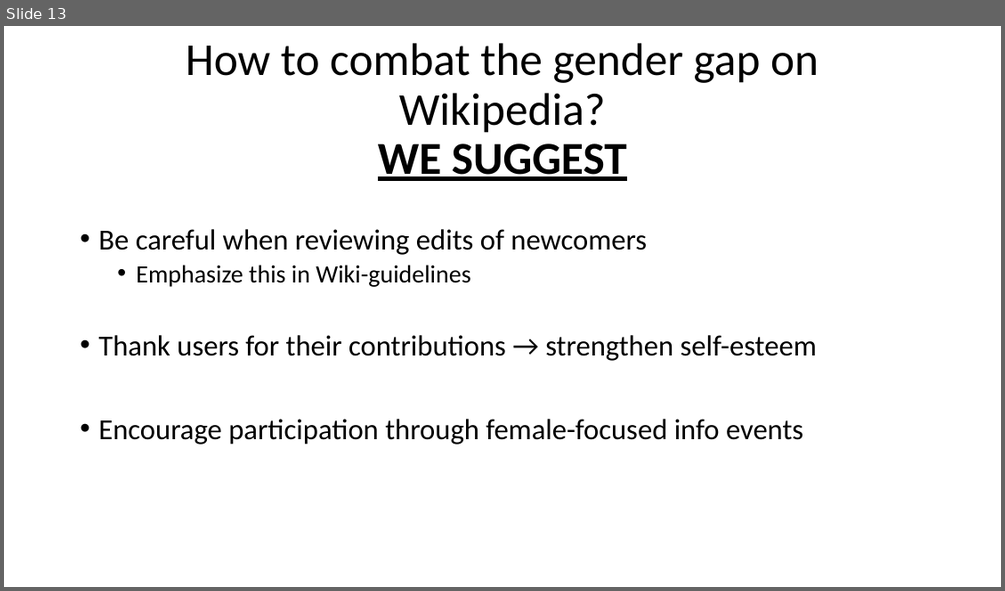
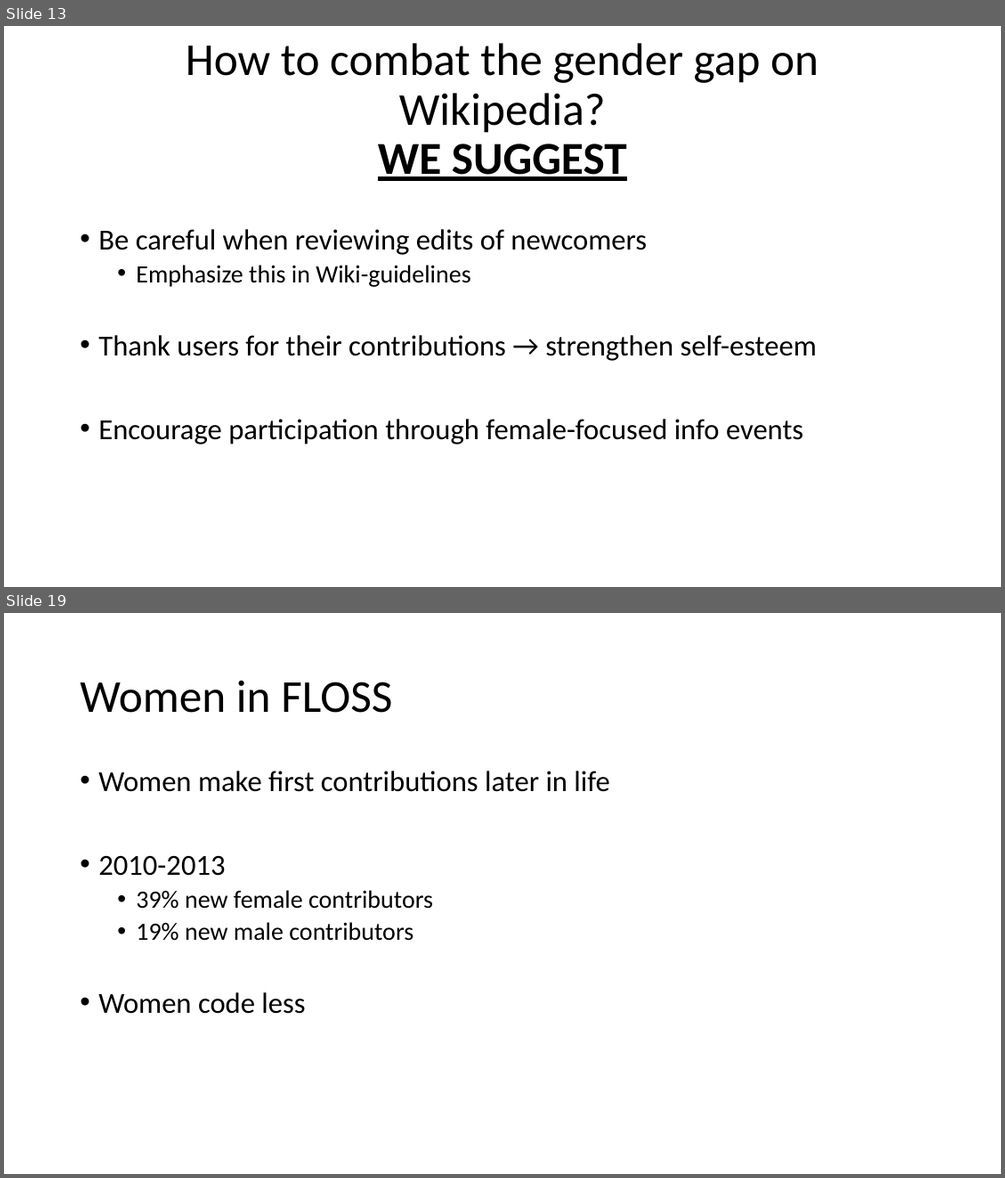
Before and after one commit to EvaJobst/FOT-Paper, a slide deck: Paper - Presentation.pptx. Shown one above the other, each under a label of ours: slide 13 before the commit, slides 13 and 19 after it; the slides between them are not shown. The pictures are 1005x591 and 1005x1178 pixels, drawn with LibreOffice and Linux fonts; fonts in the diff are those of the drawing. Boxes give left, top, right and bottom in pixels: in the first picture for what was removed or moved away, otherwise in the second. Text is boxed around its words. In the diff, an @@ line names an element or a change of style, - is before the commit and + after.

```diff
--- a/Paper - Presentation.pptx
+++ b/Paper - Presentation.pptx
@@ slide 19 added at (x1=4, y1=613, x2=1001, y2=1174), background #FFFFFF @@
@@ title added at (x1=80, y1=680, x2=392, y2=713), 44 pt, text #000000 @@
+Women in FLOSS
@@ text added at (x1=98, y1=771, x2=609, y2=1013), 28 pt, text #000000 @@
+• Women make first contributions later in life
+• 2010-2013
+  • 39% new female contributors
+  • 19% new male contributors
+• Women code less
```
Also in this commit, not shown: 1 slide changed, 5 other slides added, 1 other file.
